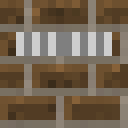
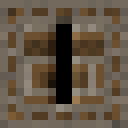
Layered file, before and after one edit (128x128). Changes by layer:
hid "Rear Exhaust" over box(0, 0, 128, 128)
showed group "Layer Group #2" (8 layers) over box(0, 0, 128, 128)
added layer "Layer #16" in group "Layer Group #2" over box(0, 0, 128, 128)
showed "kiln_brick_side.png copy #2" over box(0, 0, 128, 128)
